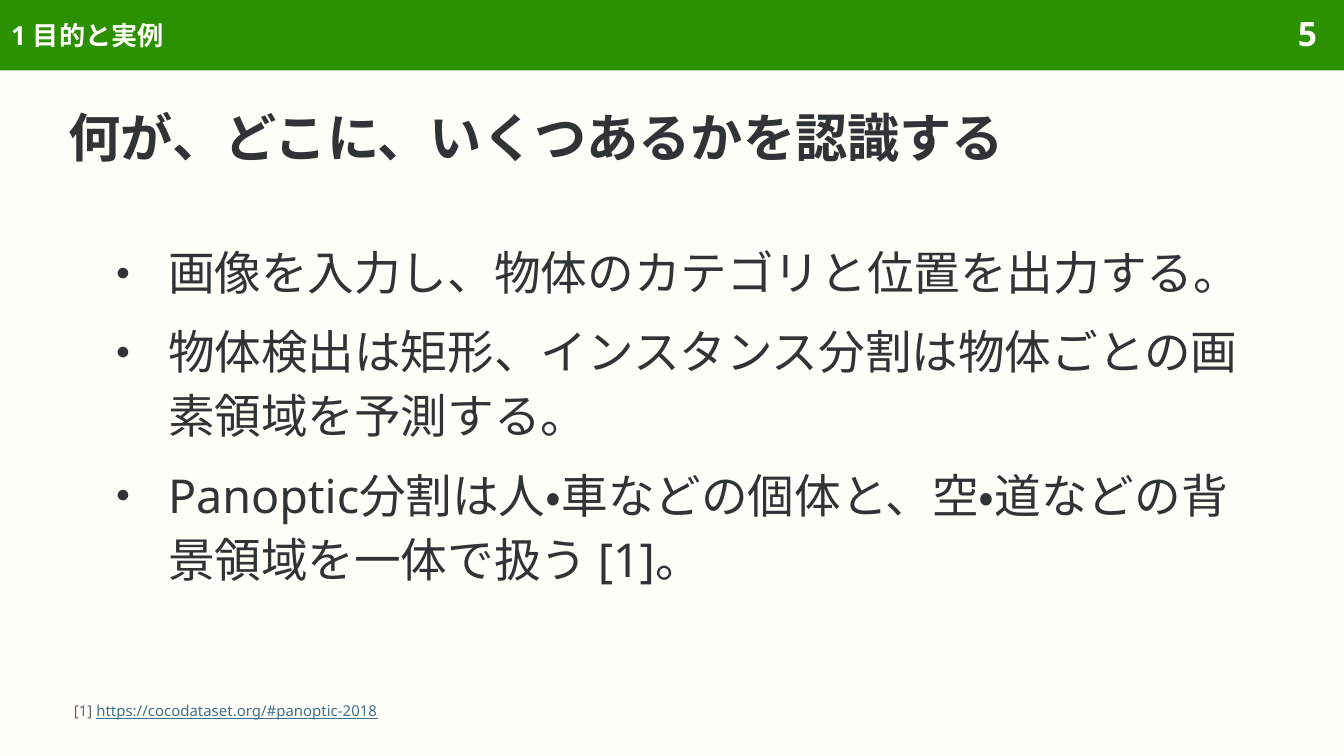
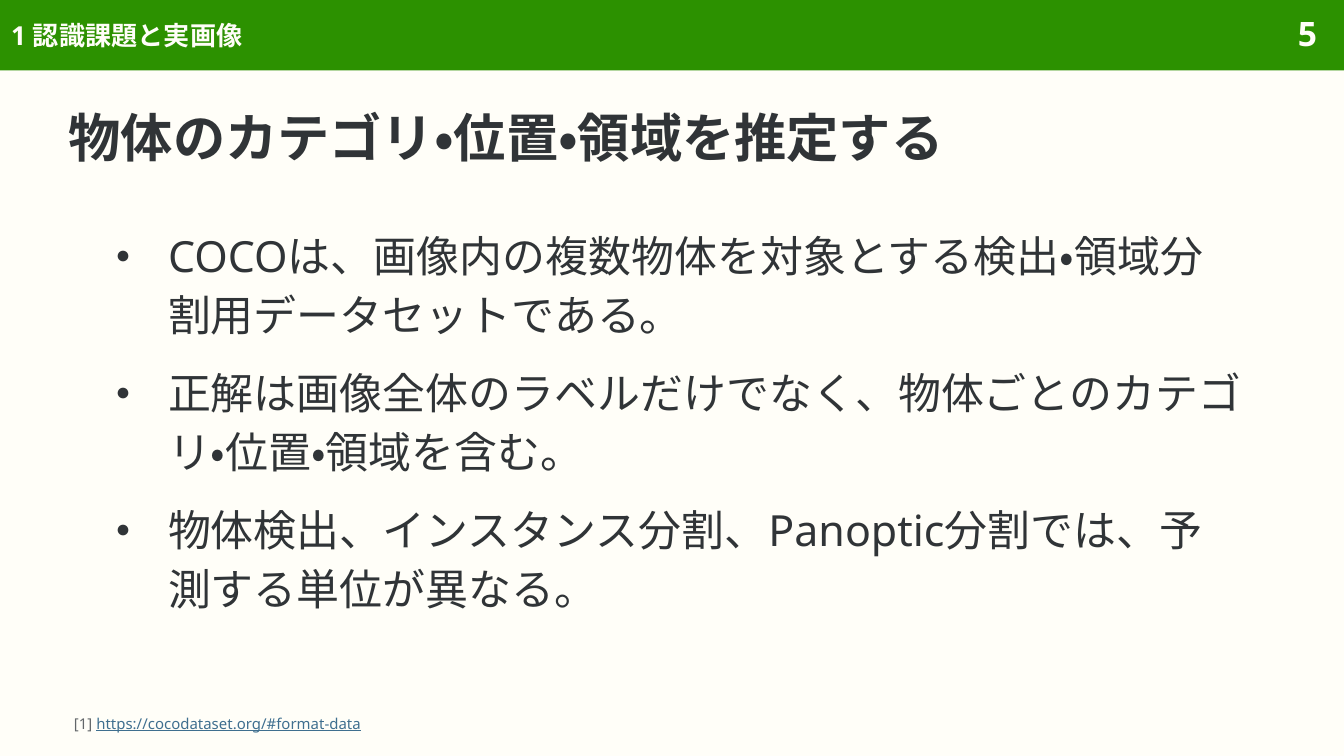
Before and after one commit to sasakiy84/datasets-in-10-minutes, a slide deck: slide 5 of slides/datasets-in-10-minutes-coco.pptx. Drawn at 1344x756 pixels with LibreOffice and Linux fonts; fonts in the diff are those of the drawing. Boxes give left, top, right and bottom in pixels: in the first picture for what was removed or moved away, otherwise in the second. Text is boxed around its words. In the diff, an @@ line names an element or a change of style, - is before the commit and + after.

```diff
--- a/slides/datasets-in-10-minutes-coco.pptx
+++ b/slides/datasets-in-10-minutes-coco.pptx
@@ title at [11, 23, 242, 48]: text changed @@
-1 目的と実例
+1 認識課題と実画像
@@ title at [69, 112, 944, 162]: text changed @@
-何が、どこに、いくつあるかを認識する
+物体のカテゴリ・位置・領域を推定する
@@ text at [168, 236, 1241, 609]: text changed; size 25 to 23 pt @@
-● 画像を入力し、物体のカテゴリと位置を出力する。
-● 物体検出は矩形、インスタンス分割は物体ごとの画素領域を予測する。
-● Panoptic分割は人・車などの個体と、空・道などの背景領域を一体で扱う [1]。
+● COCOは、画像内の複数物体を対象とする検出・領域分割用データセットである。
+● 正解は画像全体のラベルだけでなく、物体ごとのカテゴリ・位置・領域を含む。
+● 物体検出、インスタンス分割、Panoptic分割では、予測する単位が異なる。
@@ text at [74, 717, 360, 733]: text changed @@
-[1] https://cocodataset.org/#panoptic-2018
+[1] https://cocodataset.org/#format-data
```
Also in this commit, not shown: 32 other slides changed, 22 slides added, 4 other files.
